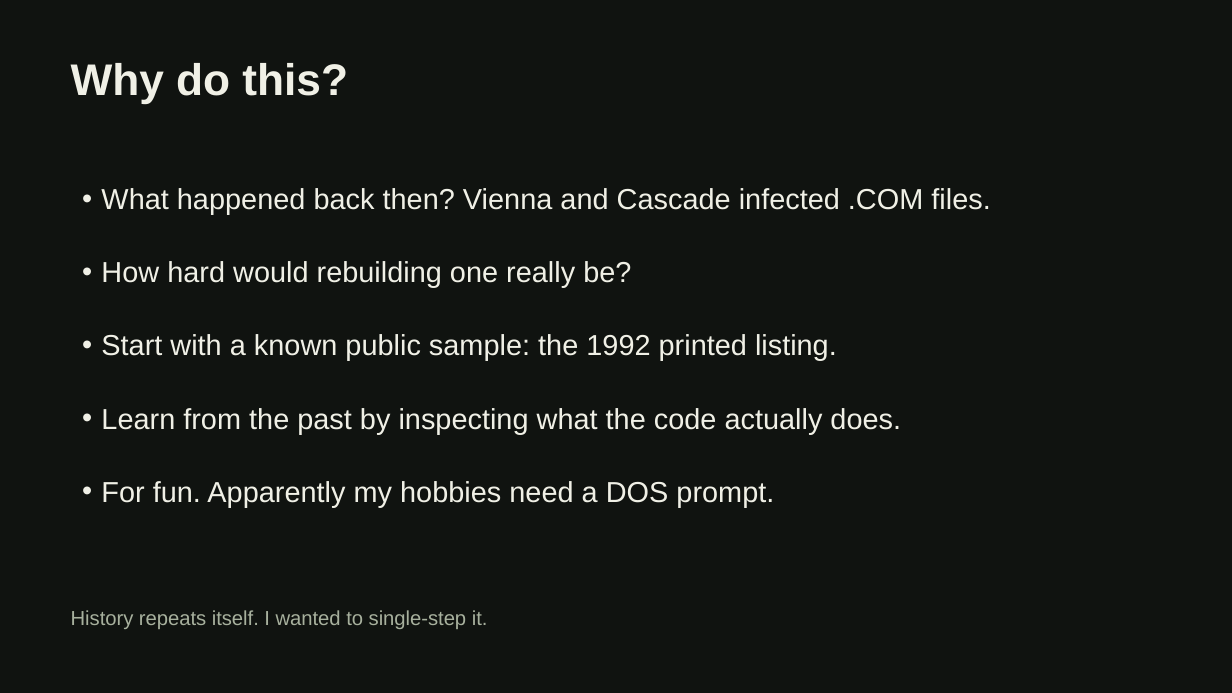
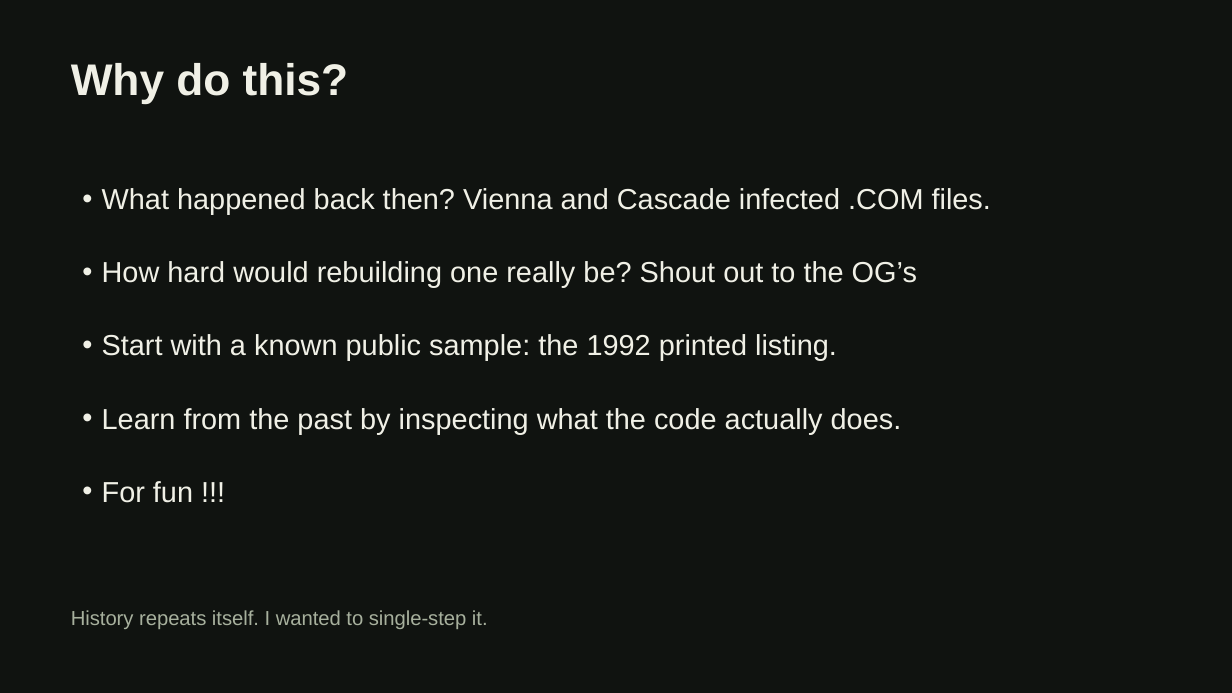
Before and after one commit to bl4ck0ut/grrcon, a slide deck: slide 4 of Charley_Pfaff_1992_Virus_GrrCON.pptx. Drawn at 1232x693 pixels with LibreOffice and Linux fonts; fonts in the diff are those of the drawing. Boxes give left, top, right and bottom in pixels: in the first picture for what was removed or moved away, otherwise in the second. Text is boxed around its words. In the diff, an @@ line names an element or a change of style, - is before the commit and + after.

Commit message:
update deck

```diff
--- a/Charley_Pfaff_1992_Virus_GrrCON.pptx
+++ b/Charley_Pfaff_1992_Virus_GrrCON.pptx
@@ text at (x1=102, y1=188, x2=991, y2=434): less space between paragraphs @@
@@ text at (x1=102, y1=261, x2=917, y2=288): text changed @@
-• How hard would rebuilding one really be?
+• How hard would rebuilding one really be? Shout out to the OG’s
@@ text at (x1=102, y1=481, x2=193, y2=503): text changed @@
-• For fun. Apparently my hobbies need a DOS prompt.
+• For fun !!!
```
Also in this commit, not shown: 4 other slides changed.
